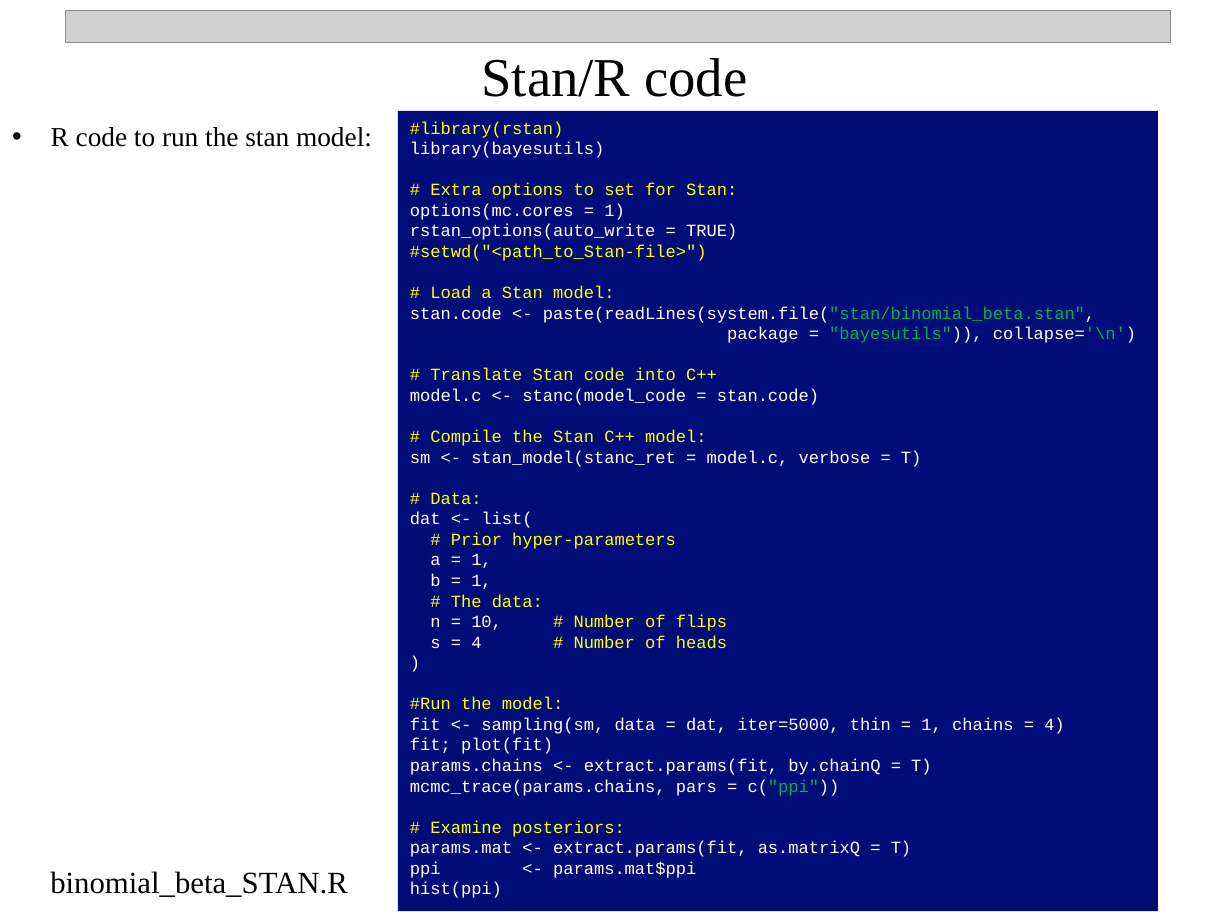
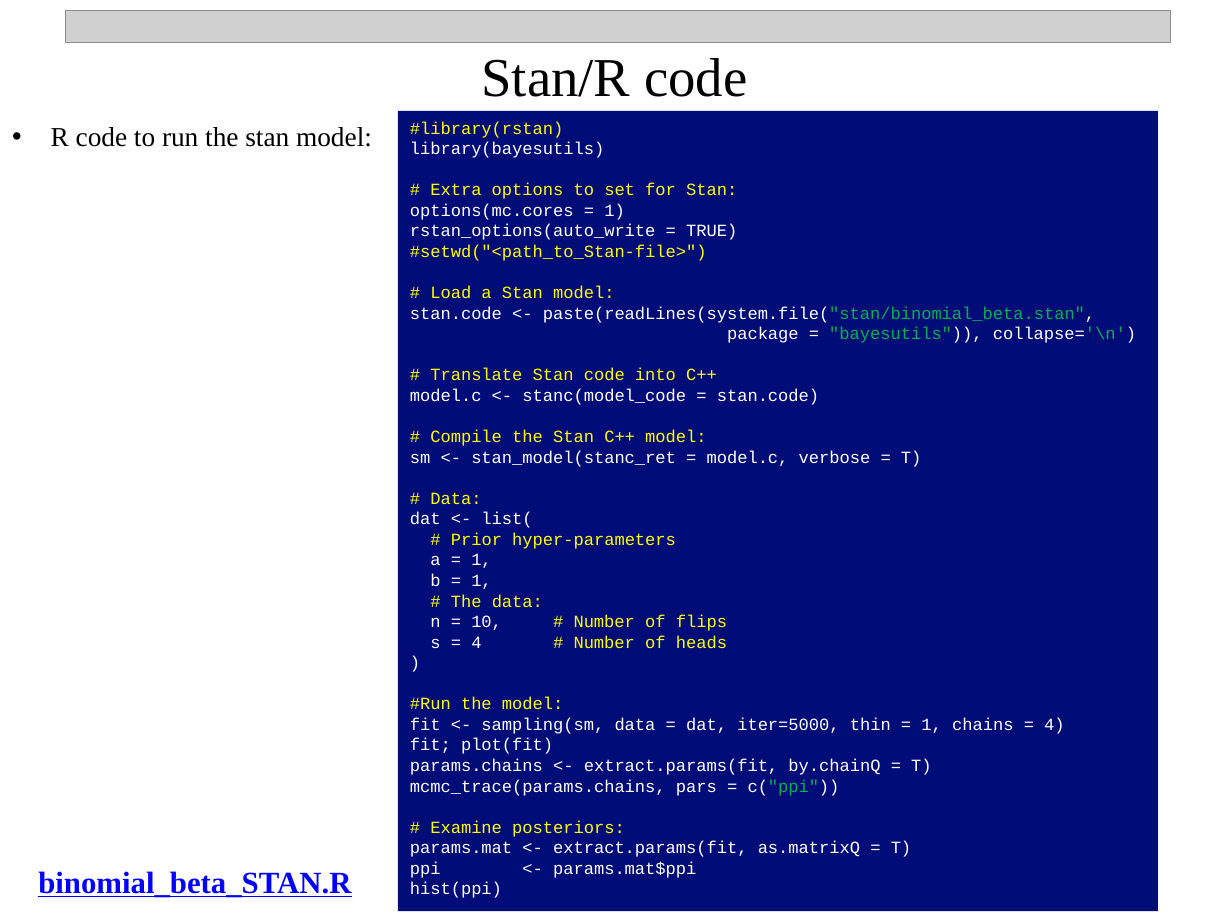
Before and after one commit to npetraco/MATFOS705, a slide deck: slide 15 of Notes/13_intro_to_single_parameter_bayesian_inference/13_basic_bayesian_inference_workflow.pptx. Drawn at 1232x924 pixels with LibreOffice and Linux fonts; fonts in the diff are those of the drawing; grey boxes stand for pictures. Boxes give left, top, right and bottom in pixels: in the first picture for what was removed or moved away, otherwise in the second. Text is boxed around its words. In the diff, an @@ line names an element or a change of style, - is before the commit and + after.

```diff
--- a/Notes/13_intro_to_single_parameter_bayesian_inference/13_basic_bayesian_inference_workflow.pptx
+++ b/Notes/13_intro_to_single_parameter_bayesian_inference/13_basic_bayesian_inference_workflow.pptx
@@ text "binomial_beta_STAN.R": place and size @@
-text "binomial_beta_STAN.R" at <box>50,871,347,897</box>
+text "binomial_beta_STAN.R" at <box>38,871,351,898</box>
@@ text "binomial_beta_STAN.R" at <box>38,871,351,898</box>: text colour #000000 to #0000FF, bold on, underline on @@
```
Also in this commit, not shown: 2 other slides changed.
